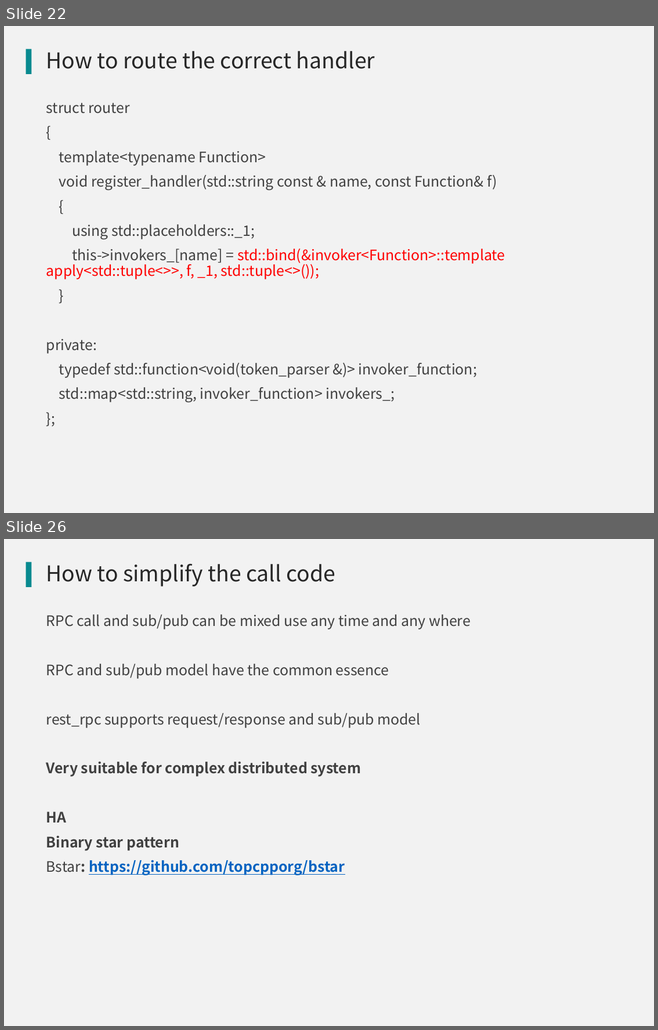
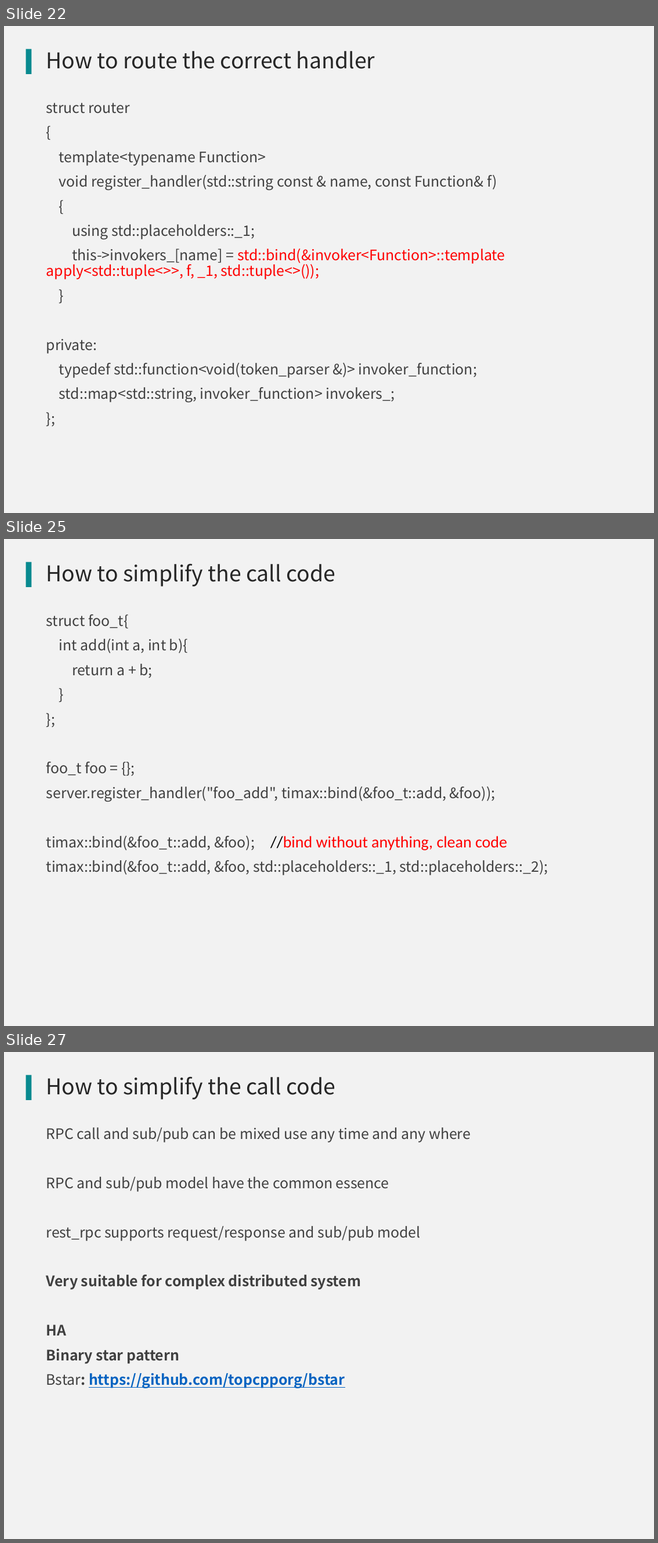
Before and after one commit to qicosmos/cppnow2017-ppt, a slide deck: An easy to use RPC framework implemented by c++11 and c++14.pptx. Shown one above the other, each under a label of ours: slides 22 and 26 before the commit, slides 22, 25 and 27 after it; the slides between them are not shown. The pictures are 658x1030 and 658x1543 pixels, drawn with LibreOffice and Linux fonts; fonts in the diff are those of the drawing; background and template pictures are left out. Boxes give left, top, right and bottom in pixels: in the first picture for what was removed or moved away, otherwise in the second. Text is boxed around its words. In the diff, an @@ line names an element or a change of style, - is before the commit and + after.

```diff
--- a/An easy to use RPC framework implemented by c++11 and c++14.pptx
+++ b/An easy to use RPC framework implemented by c++11 and c++14.pptx
@@ slide 25 added at (4,539,654,1026), background #F2F2F2; not listed: 1 template element that a slide beside it also shows @@
@@ title added at (46,564,335,587), 24 pt, text #262626 @@
+How to simplify the call code
@@ text added at (46,614,548,875), 16 pt, text #404040 @@
+struct foo_t{
+int add(int a, int b){
+return a + b;
+}
+};
+foo_t foo = {};
+server.register_handler("foo_add", timax::bind(&foo_t::add, &foo));
+timax::bind(&foo_t::add, &foo);
+timax::bind(&foo_t::add, &foo, std::placeholders::_1, std::placeholders::_2);
@@ text added at (270,836,507,850), 18 pt, text #FF0000 @@
+//bind without anything, clean code
@@ what was slide 26 is now slide 27 @@
```
Also in this commit, not shown: 13 slides changed, 1 other slide added, 9 slides removed.
